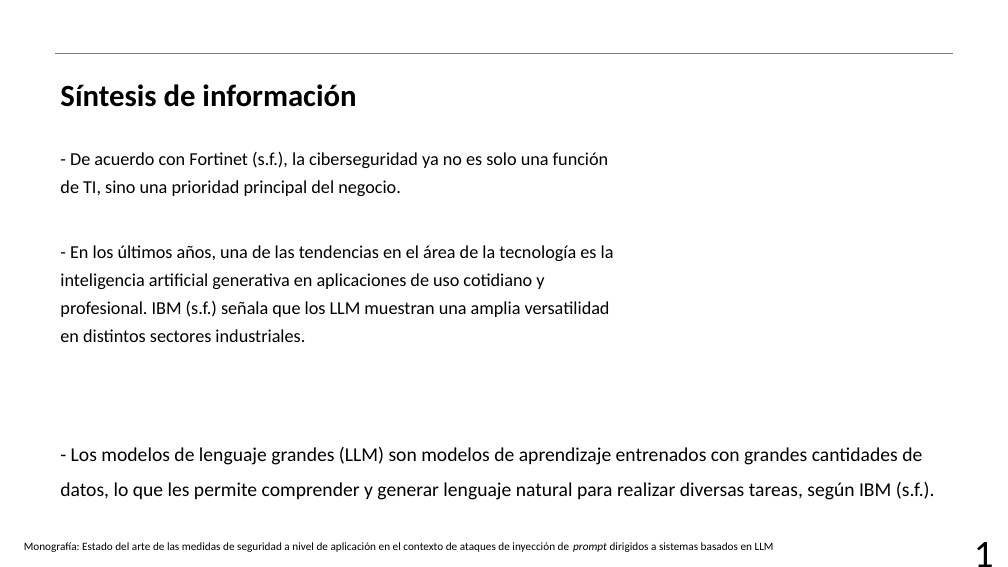
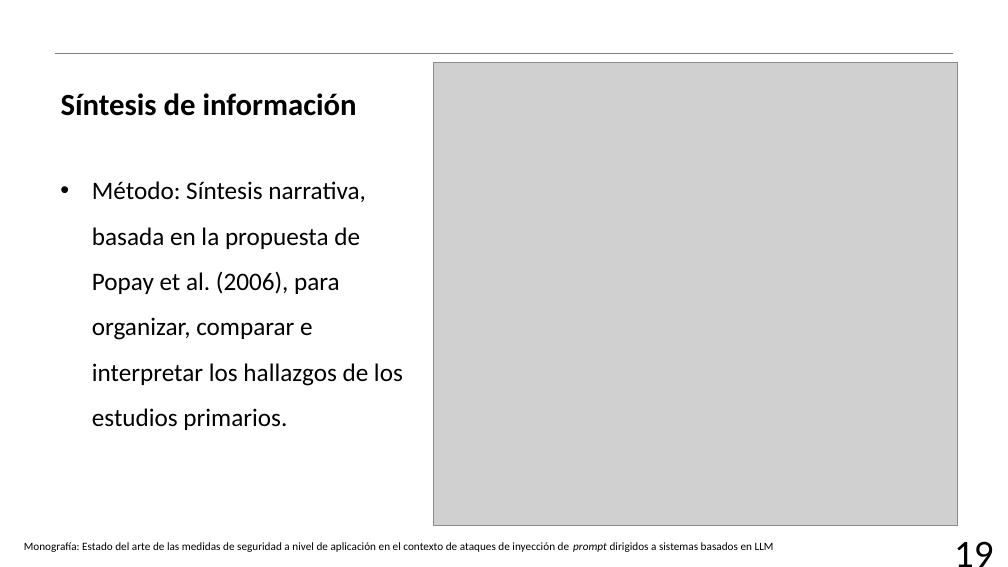
Before and after one commit to AJRx26/semestreVII, a slide deck: slide 20 of proyectoguiado/protocoloRSL/18(RSL)_NunezSanchezAbraham.pptx (slide 15 before the commit). Drawn at 1008x567 pixels with LibreOffice and Linux fonts; fonts in the diff are those of the drawing; grey boxes stand for pictures; background and template pictures are left out. Boxes give left, top, right and bottom in pixels: in the first picture for what was removed or moved away, otherwise in the second. Text is boxed around its words. In the diff, an @@ line names an element or a change of style, - is before the commit and + after.

```diff
--- a/proyectoguiado/protocoloRSL/18(RSL)_NunezSanchezAbraham.pptx
+++ b/proyectoguiado/protocoloRSL/18(RSL)_NunezSanchezAbraham.pptx
@@ title "Síntesis de información": place and size @@
-title "Síntesis de información" at [60,84,356,107]
+title "Síntesis de información" at [61,93,357,116]
@@ picture added at [433,62,958,525] @@
@@ text removed at [60,152,614,342] @@
-- De acuerdo con Fortinet (s.f.), la ciberseguridad ya no es solo una función de TI, sino una prioridad principal del negocio.
-- En los últimos años, una de las tendencias en el área de la tecnología es la inteligencia artificial generativa en aplicaciones de uso cotidiano y profesional. IBM (s.f.) señala que los LLM muestran una amplia versatilidad en distintos sectores industriales.
@@ text added at [92,181,403,430], 18 pt, text #000000 @@
+• Método: Síntesis narrativa, basada en la propuesta de Popay et al. (2006), para organizar, comparar e interpretar los hallazgos de los estudios primarios.
@@ text removed at [60,447,935,500] @@
-- Los modelos de lenguaje grandes (LLM) son modelos de aprendizaje entrenados con grandes cantidades de datos, lo que les permite comprender y generar lenguaje natural para realizar diversas tareas, según IBM (s.f.).
@@ text at [943,523,1004,566]: text changed @@
-1
+19
```
Also in this commit, not shown: 16 other slides changed, 6 slides added, 1 slide removed, 5 other files.
